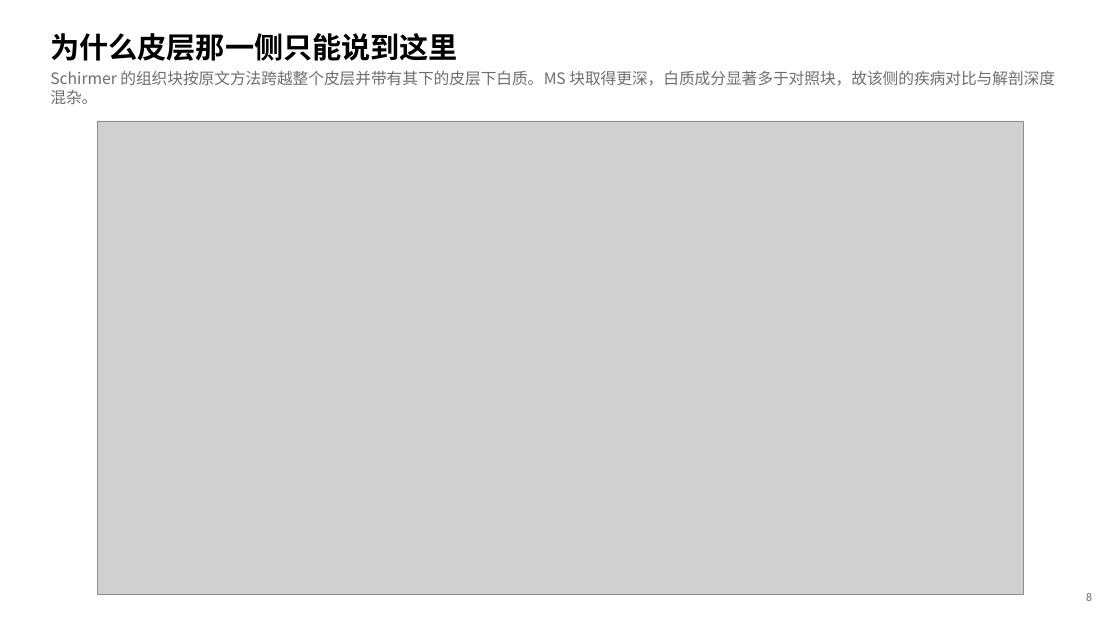
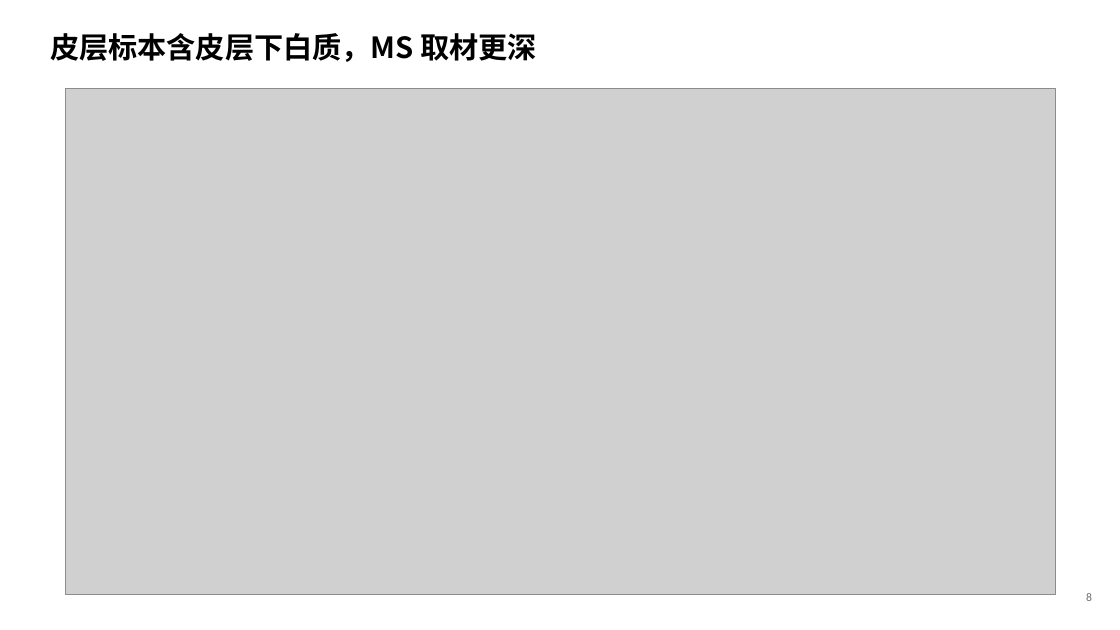
Before and after one commit to 7c96bzczcj-prog/aaa, a slide deck: slide 9 of results/mda5/MDA5_IFIH1_人脑与MS.pptx. Drawn at 1120x630 pixels with LibreOffice and Linux fonts; fonts in the diff are those of the drawing; grey boxes stand for pictures. Boxes give left, top, right and bottom in pixels: in the first picture for what was removed or moved away, otherwise in the second. Text is boxed around its words. In the diff, an @@ line names an element or a change of style, - is before the commit and + after.

```diff
--- a/results/mda5/MDA5_IFIH1_人脑与MS.pptx
+++ b/results/mda5/MDA5_IFIH1_人脑与MS.pptx
@@ text at bbox=[50, 33, 537, 62]: text changed @@
-为什么皮层那一侧只能说到这里
+皮层标本含皮层下白质，MS 取材更深
@@ text removed at bbox=[50, 71, 1055, 104] @@
-Schirmer 的组织块按原文方法跨越整个皮层并带有其下的皮层下白质。MS 块取得更深，白质成分显著多于对照块，故该侧的疾病对比与解剖深度混杂。
@@ picture: place and size @@
-picture at bbox=[97, 121, 1023, 595]
+picture at bbox=[66, 88, 1055, 595]
```
Also in this commit, not shown: 9 other slides changed, 2 slides added, 2 slides removed, 16 other files.
